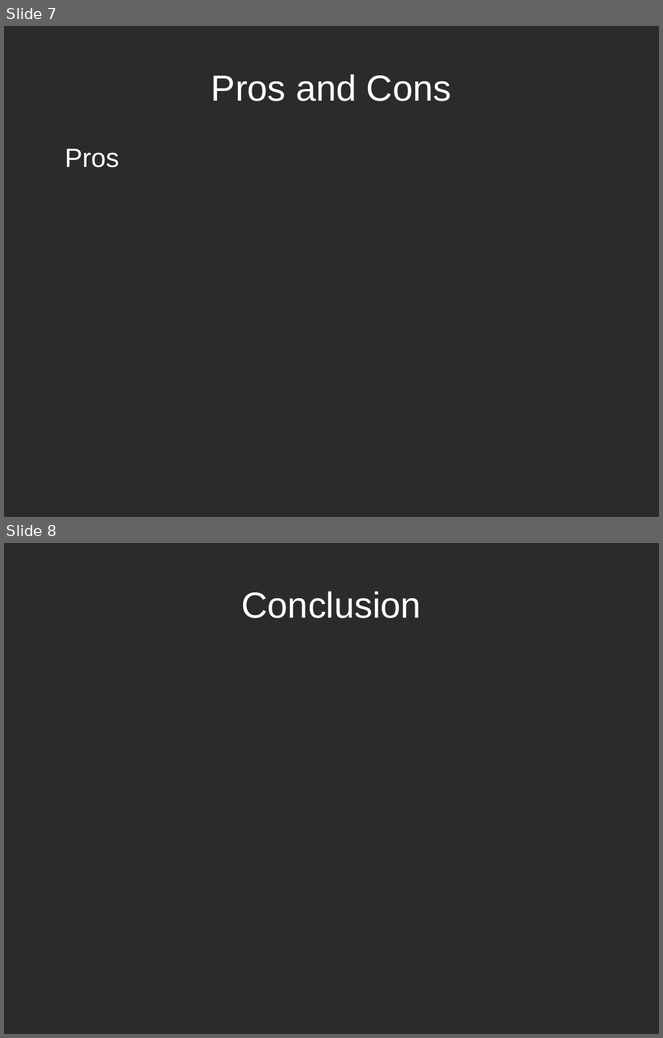
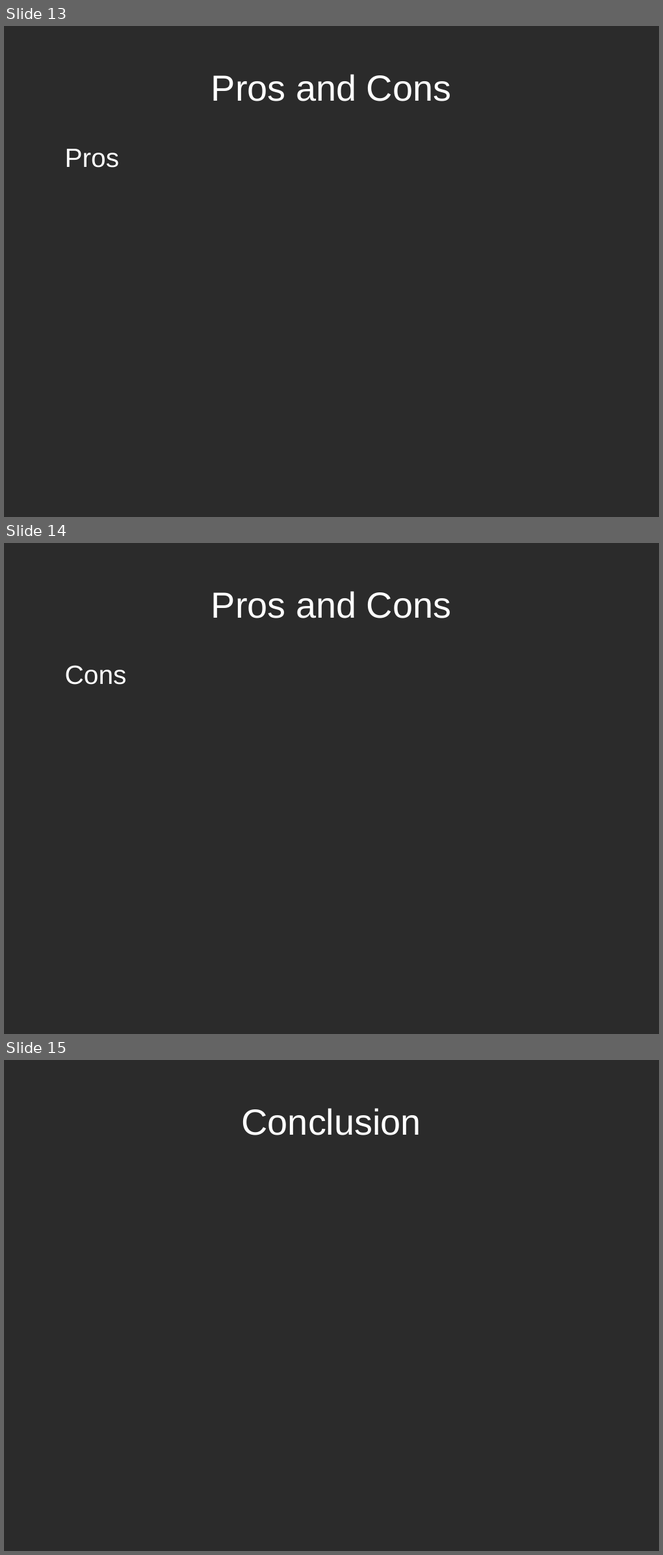
Before and after one commit to BrendanToolan/ResearchMethodsPresentation, a slide deck: research methods presentation.odp. Shown one above the other, each under a label of ours: slides 7 and 8 before the commit, slides 13, 14 and 15 after it. The pictures are 663x1038 and 663x1555 pixels, drawn with LibreOffice and Linux fonts; fonts in the diff are those of the drawing; background and template pictures are left out; a plain dark background stands for a picture behind light text. Boxes give left, top, right and bottom in pixels: in the first picture for what was removed or moved away, otherwise in the second. Text is boxed around its words. In the diff, an @@ line names an element or a change of style, - is before the commit and + after.

```diff
--- a/research methods presentation.odp
+++ b/research methods presentation.odp
@@ slide 14 added at (4,543,659,1034), background picture (left out) @@
@@ title added at (211,591,451,618), 44 pt, text #FFFFFF @@
+Pros and Cons
@@ text added at (65,665,127,685), 32 pt, text #FFFFFF @@
+Cons
@@ what was slide 7 is now slide 13 @@
@@ what was slide 8 is now slide 15 @@
```
Also in this commit, not shown: 5 slides changed, 10 other slides added, 1 other file.
